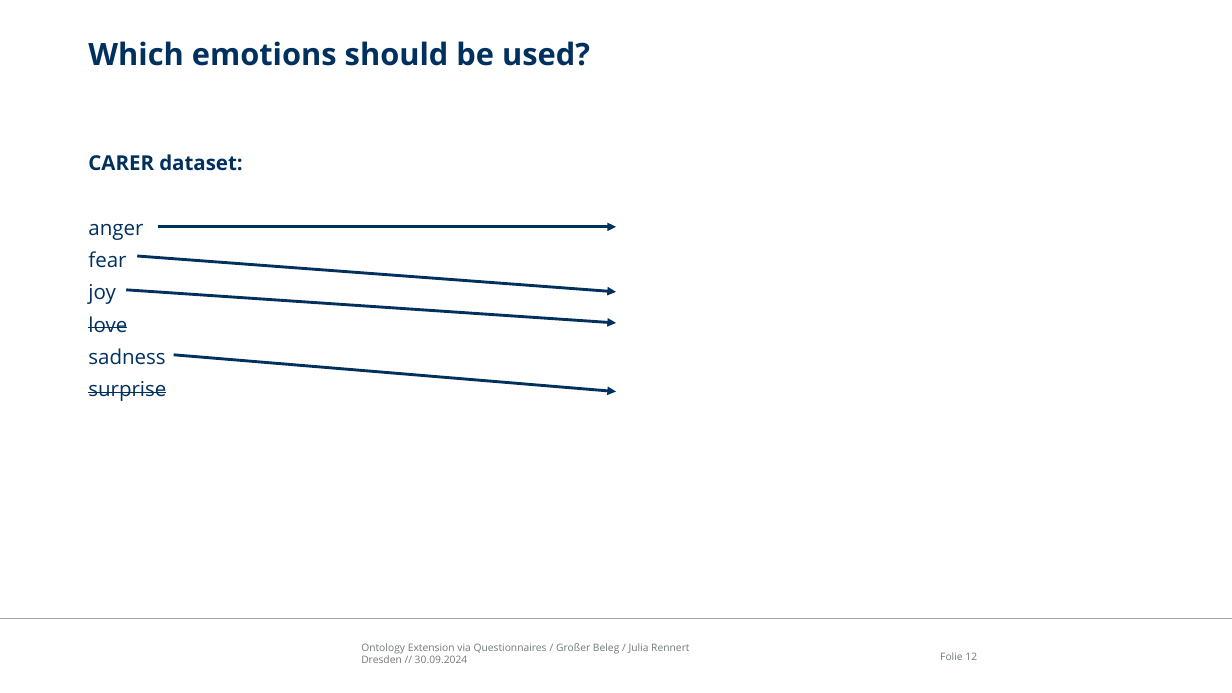
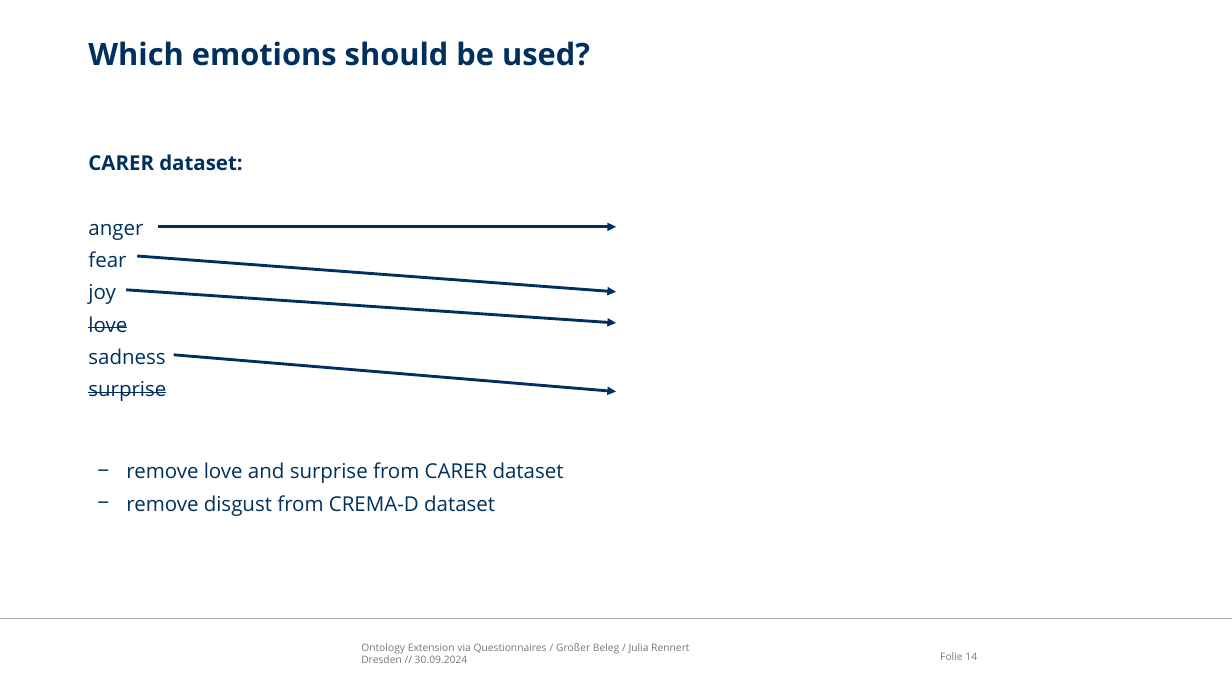
Before and after one commit to Iphled/Affective_Speech_Synthesis, a slide deck: slide 14 of Verteidigung/Affective_Speech_Synthesis_Presentation.pptx (slide 12 before the commit). Drawn at 1232x693 pixels with LibreOffice and Linux fonts; fonts in the diff are those of the drawing; background and template pictures are left out. Boxes give left, top, right and bottom in pixels: in the first picture for what was removed or moved away, otherwise in the second. Text is boxed around its words. In the diff, an @@ line names an element or a change of style, - is before the commit and + after.

```diff
--- a/Verteidigung/Affective_Speech_Synthesis_Presentation.pptx
+++ b/Verteidigung/Affective_Speech_Synthesis_Presentation.pptx
@@ text added at bbox=[126, 462, 564, 516], 16 pt, text #00305E @@
+− remove love and surprise from CARER dataset
+− remove disgust from CREMA-D dataset
@@ page number at bbox=[940, 652, 977, 660]: text changed @@
-Folie 12
+Folie 14
```
Also in this commit, not shown: 1 other slide changed, 3 slides added, 2 other files.
